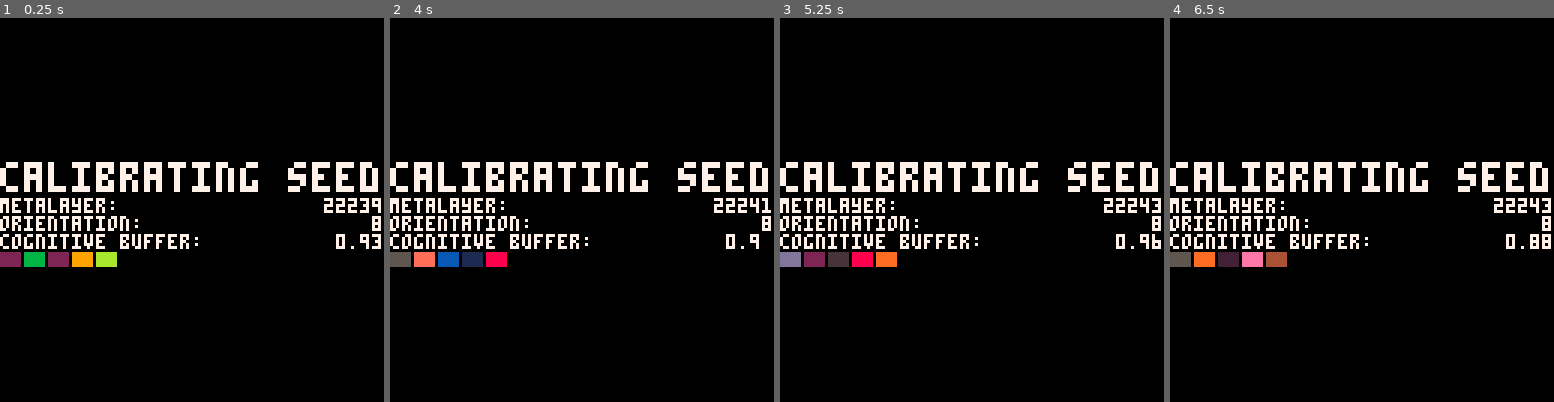
Above: before the commit, frames 1-4 (left to right).
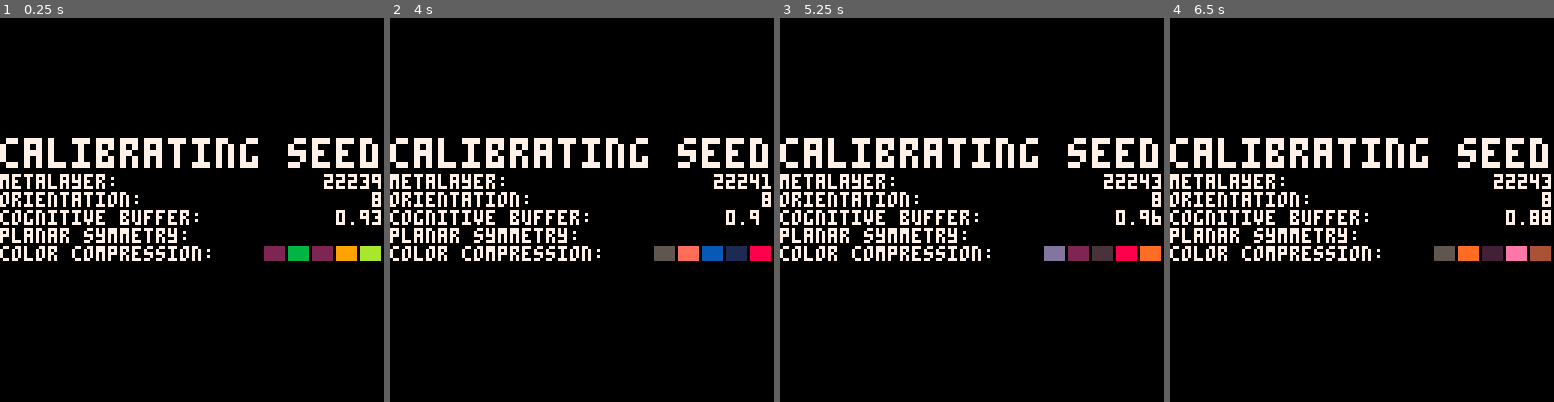
Above: after the commit, the same moments.

Repository: aebrer/pico8_carts
Game: PICO-8 cartridge versum/genesis/interior_zoning_cartography.p8
The game is run twice, just before and just after one commit, with the same random seed, the same clock (stepped at 60 frames per second) and the same inputs.
Inputs:
- Up to frame 1 (0.25 s): no input
- Up to frame 2 (4 s): tap X (X key) at 0.33, 1.07, 1.85, 2.97 s; tap O (Z key) at 0.7, 1.7, 2.1, 2.5, 2.9, 3.3, 3.7 s; hold Right 1.6-2.1 s; hold Up 2.15-2.42 s; hold Right 2.47-3.03 s; hold Left 3.08-3.58 s; hold Down 3.63-3.97 s
- Up to frame 3 (5.25 s): hold Right 4.02-4.68 s; tap X (X key) at 4.08, 5.2 s; tap O (Z key) at 4.1, 4.5, 4.9 s; hold Up 4.73-5.03 s; hold Left from 5.08 s (still down)
- Up to frame 4 (6.5 s): tap O (Z key) at 5.3, 5.7, 6.1 s; release Left at 5.68 s; hold Down 5.73-6.03 s; hold Right from 6.08 s (still down); tap X (X key) at 6.32 s

The runs differ from the first frame. In frame 1, 11% of the frame differs, in the area x 0-100%, y 31-65%; in frame 2, 11%; in frame 3, 11%; in frame 4, 11%.

Commit message:
improve ui

Diff:
--- a/versum/genesis/interior_zoning_cartography.p8
+++ b/versum/genesis/interior_zoning_cartography.p8
@@ -16,6 +16,8 @@
 cy=0
 f=100
 max_f=100
+mir_lab={}
+mirror=0
 function q()return r(32)-16end
 function _init()
 s=abs(s)
@@ -53,19 +55,27 @@
  while #s1<5 do
   s1 = "0"..s1
  end
+ mirror=r({0,0,0,5,6,7})
+ mir_lab={}
+ mir_lab[0]="0"
+ mir_lab[5]="|"
+ mir_lab[6]="-"
+ mir_lab[7]="x"
  while f>0 do
   cls()
-  print("\^#\^w\^tcalibrating seed",0,48,7)
+  print("\^#\^w\^tcalibrating seed",0,40,7)
   print("\^#metalayer:\t \t \t \t   "..s1,7)
   print("\^#orientation:\t \t \t \t   "..s2,7)
   print("\^#cognitive buffer:\t \t \t"..f/max_f,7)
-  print("\f1█\f2█\f3█\f4█\f5█")
+  print("\^#planar symmetry:\t \t \t \t   "..mir_lab[mirror])
+  print("\^#color compression:\t  \f1█\f2█\f3█\f4█\f5█")
+
   f-=1
   flip()
   _seed_input()
  end
  cls()
- poke(24364,r({0,0,0,5,6,7}))
+ poke(24364,mirror)
 end
 
 function _seed_input()
